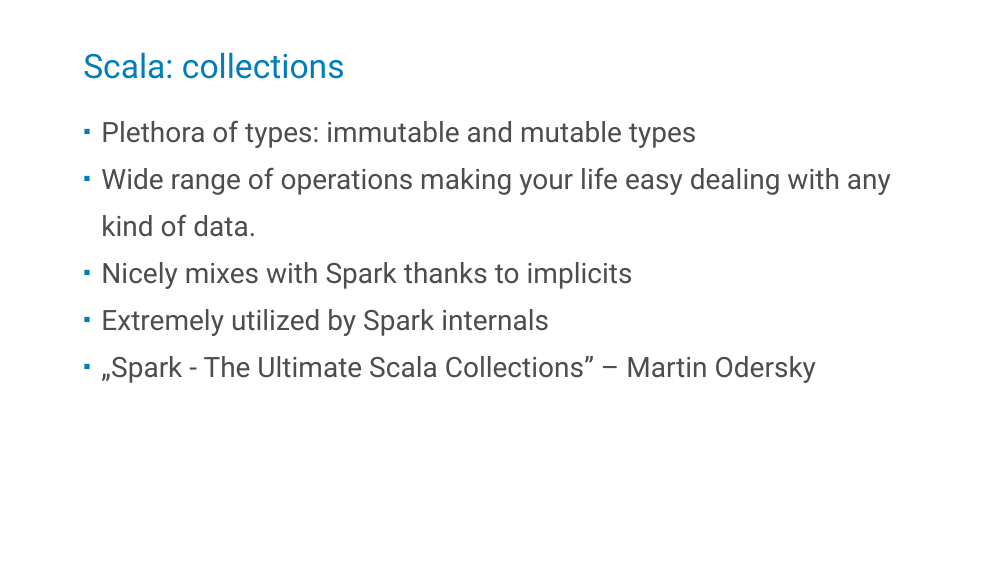
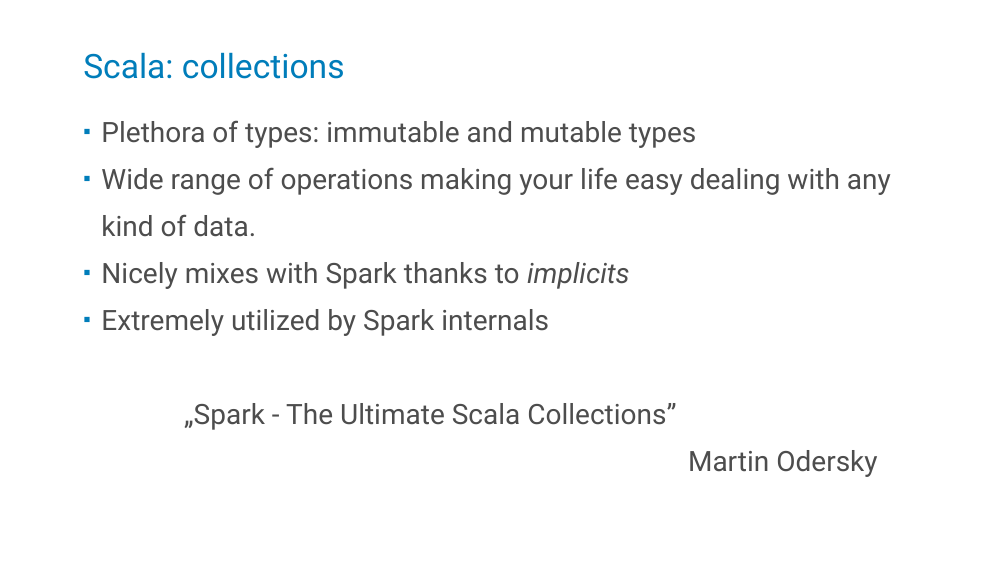
Before and after one commit to kstanaszek/SparkAndScalaInTandem, a slide deck: slide 20 of src/main/resources/slides.pptx. Drawn at 1008x567 pixels with LibreOffice and Linux fonts; fonts in the diff are those of the drawing. Boxes give left, top, right and bottom in pixels: in the first picture for what was removed or moved away, otherwise in the second. Text is boxed around its words. In the diff, an @@ line names an element or a change of style, - is before the commit and + after.

Commit message:
slides updates

```diff
--- a/src/main/resources/slides.pptx
+++ b/src/main/resources/slides.pptx
@@ text at <box>101,262,630,289</box>: italic on in "implicits" @@
@@ text at <box>184,403,877,477</box>: text changed @@
-▪ „Spark - The Ultimate Scala Collections” – Martin Odersky
+„Spark - The Ultimate Scala Collections”
+Martin Odersky
```
Also in this commit, not shown: 3 other slides changed, 3 slides added, 2 other files.
